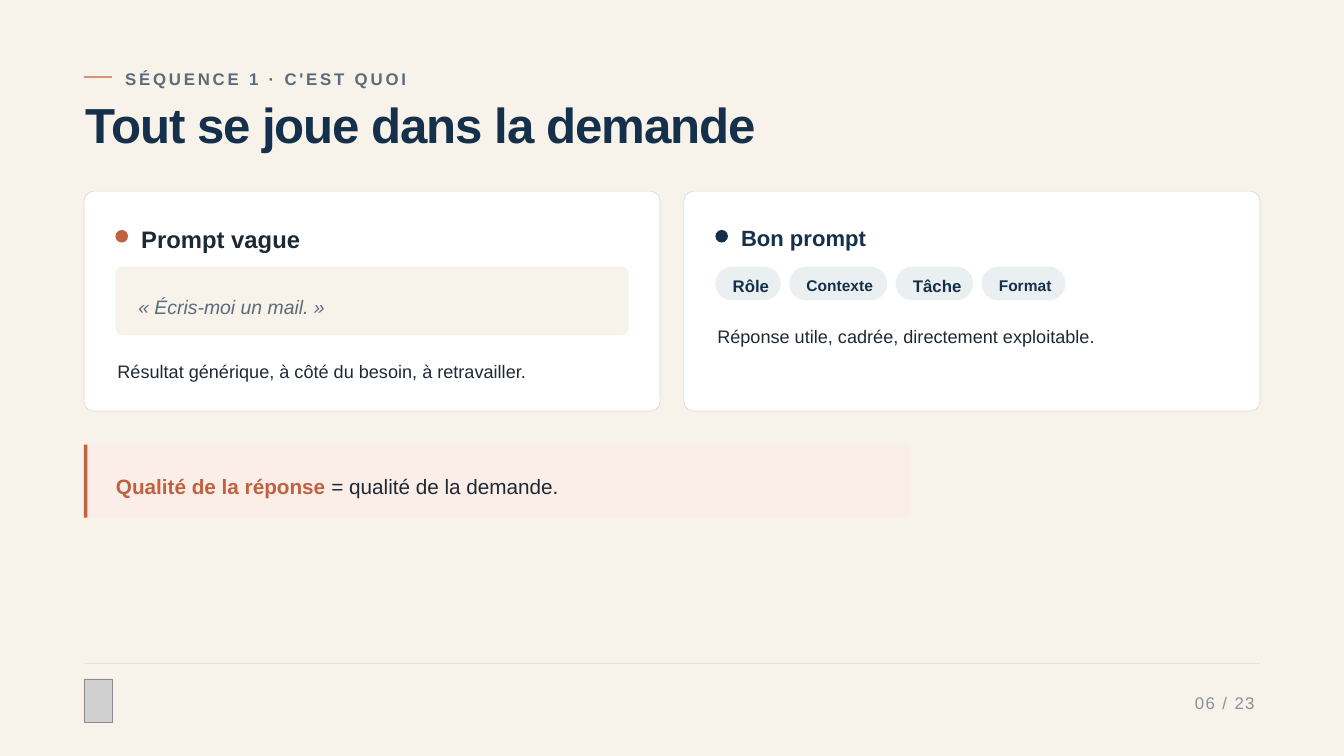
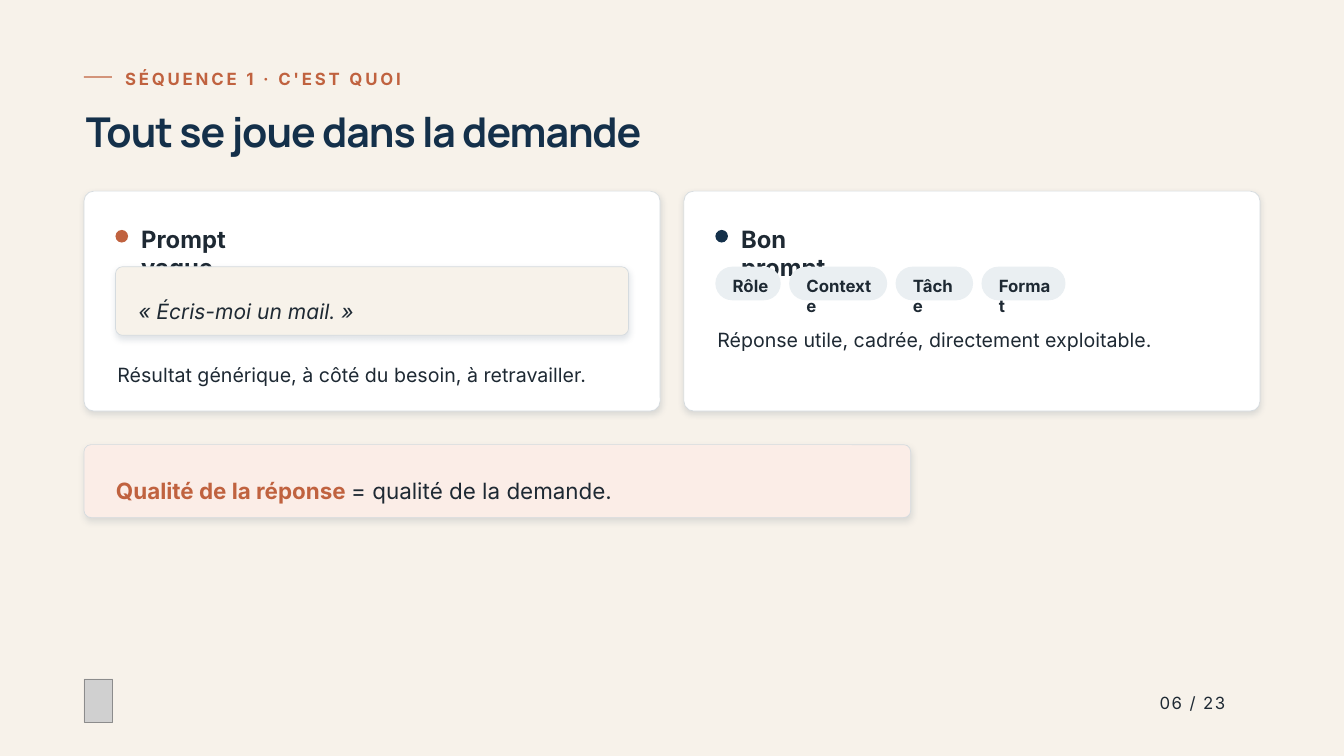
Before and after one commit to IsomereFR/Divers, a slide deck: slide 6 of Demande_de_prompt_formation_IA_2.pptx. Drawn at 1344x756 pixels with LibreOffice and Linux fonts; fonts in the diff are those of the drawing; grey boxes stand for pictures. Boxes give left, top, right and bottom in pixels: in the first picture for what was removed or moved away, otherwise in the second. Text is boxed around its words. In the diff, an @@ line names an element or a change of style, - is before the commit and + after.

```diff
--- a/Demande_de_prompt_formation_IA_2.pptx
+++ b/Demande_de_prompt_formation_IA_2.pptx
@@ text "SÉQUENCE 1 · C'EST QUOI" at [125,72,400,86]: font Arial to Inter, text colour #5B6B79 to #C0623F @@
@@ text "Tout se joue dans la ..." at [86,116,641,157]: size 52.7 to 44 pt, font Arial to Manrope; line spacing 0.84 to 1.04 @@
@@ rounded rectangle at [84,191,660,411]: shadow on @@
@@ rounded rectangle at [684,191,1260,411]: shadow on @@
@@ text "Prompt vague" at [141,230,226,267]: font Arial to Inter @@
@@ text "Bon prompt" at [741,230,825,283]: size 23.6 to 25.5 pt, font Arial to Inter, text colour #14304A to #1E2933 @@
@@ rounded rectangle at [116,267,629,335]: outline none to #D5DBDF 0.75 pt; shadow on @@
@@ text "« Écris-moi un mail. »" at [156,301,336,320]: size 20.8 to 22.5 pt, font Arial to Inter, text colour #5B6B79 to #1E2933; line spacing 1.3 to 1.4 @@
@@ text "Rôle" at [733,279,769,292]: font Arial to Inter, text colour #14304A to #1E2933 @@
@@ text "Contexte" at [804,274,877,296]: size 16.6 to 18 pt, font Arial to Inter, text colour #14304A to #1E2933 @@
@@ text "Tâche" at [911,274,964,296]: font Arial to Inter, text colour #14304A to #1E2933 @@
@@ text "Format" at [997,274,1056,296]: size 16.6 to 18 pt, font Arial to Inter, text colour #14304A to #1E2933 @@
@@ text "Réponse utile, cadrée, directement exploitable." at [717,332,1151,351]: size 19.4 to 21 pt, font Arial to Inter; line spacing 1.3 to 1.4 @@
@@ text "Résultat générique, à côté du ..." at [117,367,586,387]: size 19.4 to 21 pt, font Arial to Inter; line spacing 1.3 to 1.4 @@
@@ rounded rectangle at [84,445,911,518]: outline none to #D5DBDF 0.75 pt; shadow on @@
@@ rectangle removed at [84,445,87,518] @@
@@ text "Qualité de la réponse = ..." at [116,482,612,504]: size 22.2 to 24 pt, font Arial to Inter; line spacing 1.25 to 1.35 @@
@@ rectangle removed at [84,663,1260,663] @@
@@ text "06 / 23": place and size @@
-text "06 / 23" at [1195,697,1255,709]
+text "06 / 23" at [1160,696,1225,709]
@@ text "06 / 23" at [1160,696,1225,709]: font Arial to Inter, text colour #8A9097 to #1E2933 @@
```
Also in this commit, not shown: 22 other slides changed.
